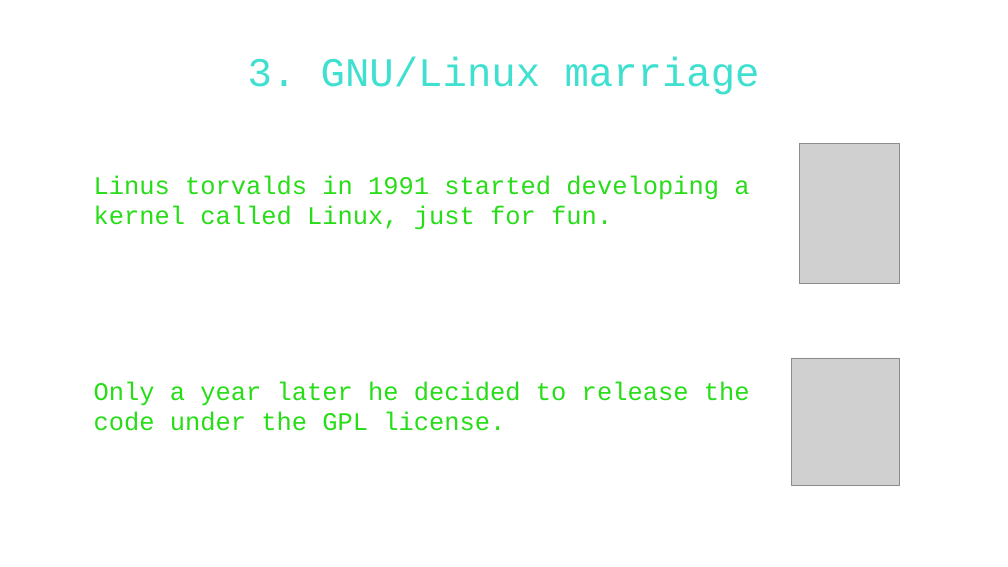
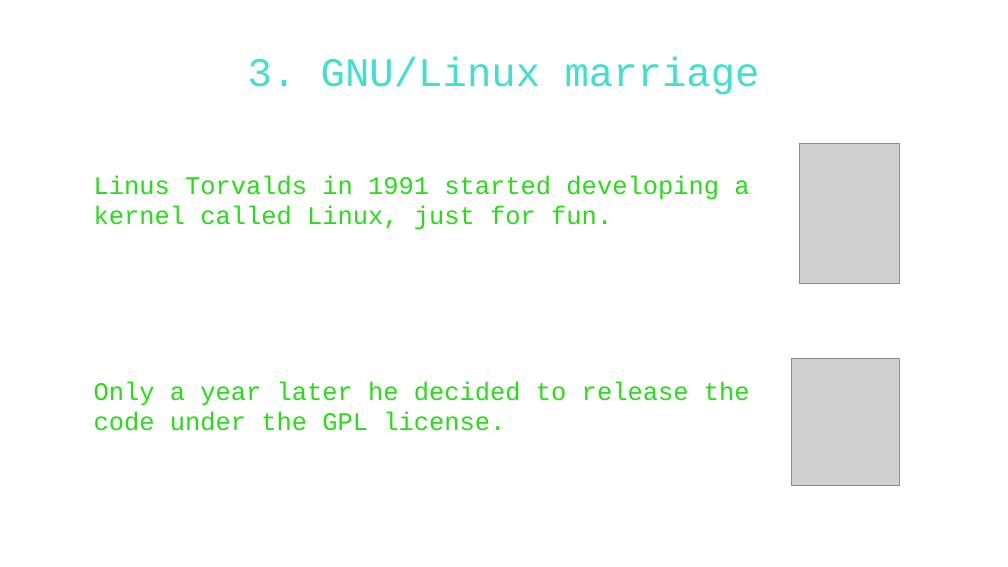
Before and after one commit to WAPEETY/open-source-presentation, a slide deck: slide 9 of open_source.odp. Drawn at 1008x567 pixels with LibreOffice and Linux fonts; fonts in the diff are those of the drawing; grey boxes stand for pictures; background and template pictures are left out. Boxes give left, top, right and bottom in pixels: in the first picture for what was removed or moved away, otherwise in the second. Text is boxed around its words. In the diff, an @@ line names an element or a change of style, - is before the commit and + after.

```diff
--- a/open_source.odp
+++ b/open_source.odp
@@ text at (94,175,749,230): text changed @@
-Linus torvalds in 1991 started developing a kernel called Linux, just for fun.
+Linus Torvalds in 1991 started developing a kernel called Linux, just for fun.
```
Also in this commit, not shown: 8 other slides changed.
